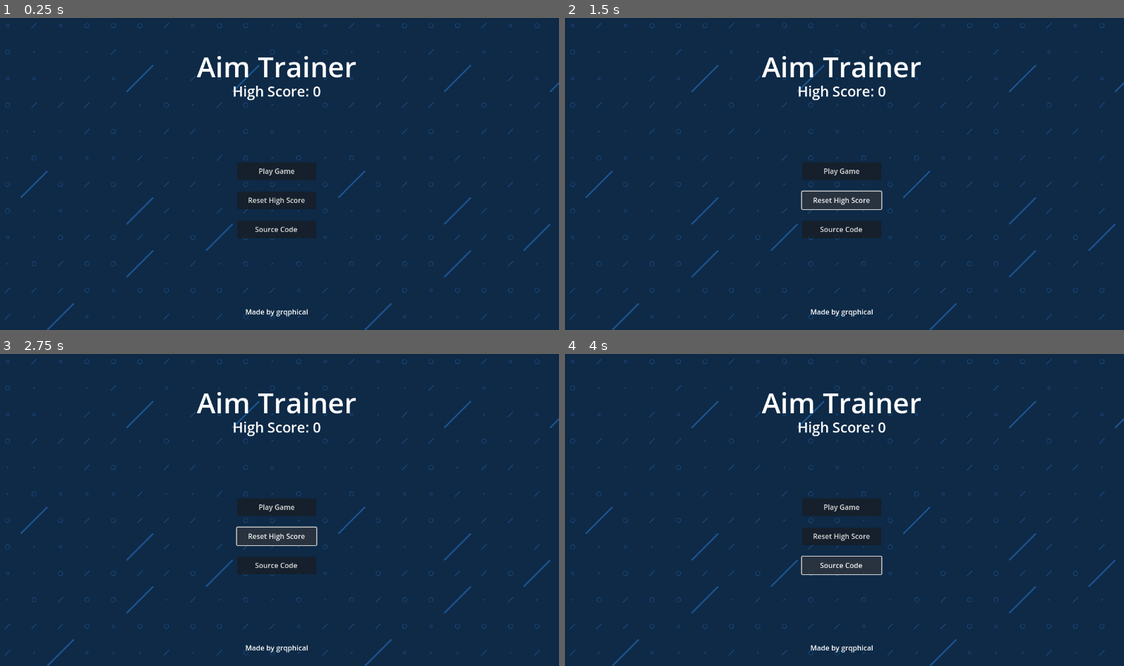
Above: before the commit, frames 1-4 (two rows, left to right).
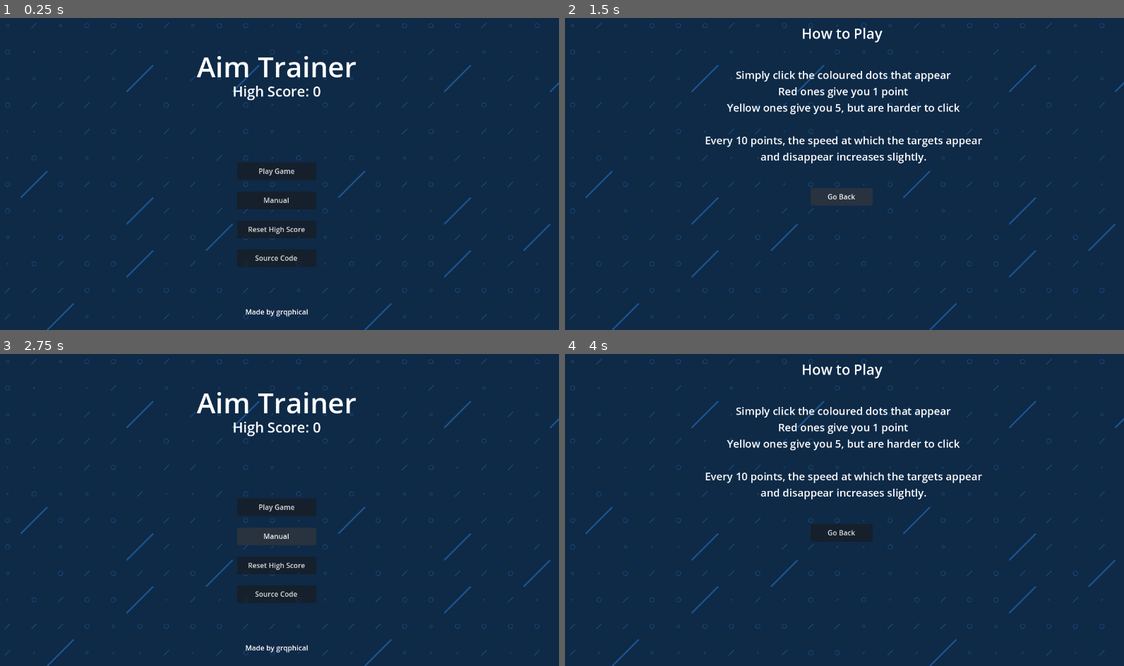
Above: after the commit, the same moments.

Repository: grqphical/Aim-Trainer
Game: Godot game, scene res://Scenes/main_menu.tscn
Same seed, same stepped clock (60 frames per second), same inputs: the game is played once before the commit and once after it.
Inputs (mouse positions are in pixels of both pictures, inside the frame that each line leads up to):
- Up to frame 1 (0.25 s): no input
- Up to frame 2 (1.5 s): click "Reset High Score" at 0.5 s; click "Reset High Score" (after the commit: "Manual") at 1.25 s
- Up to frame 3 (2.75 s): click (273, 531) at 2 s, where only the run after the commit has a clickable "Go Back"
- Up to frame 4 (4 s): click "Reset High Score" (after the commit: "Manual") at 2.75 s; click (838, 566) at 3.5 s, where only the run before the commit has a clickable "Source Code"

The runs differ from the first frame. In frame 1, 1.0% of the frame differs, in the area x 42-57%, y 57-80%; in frame 2, 5.3%; in frame 3, 1.1%; in frame 4, 5.3%, in the area x 25-75%, y 3-96%.

Commit message:
added manual page to main menu

Diff:
--- /dev/null
+++ b/Scenes/how_to.gd
@@ -0,0 +1,4 @@
+extends Control
+
+func back_to_menu():
+    get_tree().change_scene_to_file("res://scenes/main_menu.tscn")
--- /dev/null
+++ b/Scenes/how_to.tscn
@@ -0,0 +1,70 @@
+[gd_scene load_steps=3 format=3 uid="uid://c1phoh7kdl7hl"]
+
+[ext_resource type="Script" path="res://Scenes/how_to.gd" id="1_cqs14"]
+[ext_resource type="Texture2D" uid="uid://b7gw7j2xwpoak" path="res://Sprinkle.svg" id="1_paa6l"]
+
+[node name="HowTo" type="Control"]
+layout_mode = 3
+anchors_preset = 15
+anchor_right = 1.0
+anchor_bottom = 1.0
+grow_horizontal = 2
+grow_vertical = 2
+script = ExtResource("1_cqs14")
+
+[node name="Sprite2D" type="Sprite2D" parent="."]
+z_index = -1
+position = Vector2(640, 360)
+texture = ExtResource("1_paa6l")
+region_enabled = true
+region_rect = Rect2(0, 0, 1280, 720)
+
+[node name="Label" type="Label" parent="."]
+layout_mode = 1
+anchors_preset = 5
+anchor_left = 0.5
+anchor_right = 0.5
+offset_left = -46.0
+offset_top = 25.0
+offset_right = 46.0
+offset_bottom = 48.0
+grow_horizontal = 2
+theme_override_font_sizes/font_size = 32
+text = "How to Play"
+horizontal_alignment = 1
+
+[node name="Label2" type="Label" parent="."]
+layout_mode = 1
+anchors_preset = 5
+anchor_left = 0.5
+anchor_right = 0.5
+offset_left = -309.0
+offset_top = 125.0
+offset_right = 316.0
+offset_bottom = 344.0
+grow_horizontal = 2
+theme_override_font_sizes/font_size = 24
+text = "Simply click the coloured dots that appear
+Red ones give you 1 point
+Yellow ones give you 5, but are harder to click
+
+Every 10 points, the speed at which the targets appear
+and disappear increases slightly."
+horizontal_alignment = 1
+
+[node name="Button" type="Button" parent="."]
+layout_mode = 1
+anchors_preset = 7
+anchor_left = 0.5
+anchor_top = 1.0
+anchor_right = 0.5
+anchor_bottom = 1.0
+offset_left = -70.0
+offset_top = -322.0
+offset_right = 70.0
+offset_bottom = -282.0
+grow_horizontal = 2
+grow_vertical = 0
+text = "Go Back"
+
+[connection signal="pressed" from="Button" to="." method="back_to_menu"]
--- a/Scenes/main_menu.gd
+++ b/Scenes/main_menu.gd
@@ -1,20 +1,4 @@
 extends Control
-
-var high_score: int = 0
-
-@onready var high_score_label: Label = $"High Score"
-
-func _ready() -> void:
-    load_high_score()
-
-func load_high_score():
-    if not FileAccess.file_exists("user://highscore.save"):
-        return
-
-    var high_score_file = FileAccess.open("user://highscore.save", FileAccess.READ)
-    var score_txt = high_score_file.get_line()
-    high_score = int(score_txt)
-    high_score_label.text = "High Score: " + str(high_score)
 
 func view_source_code():
     OS.shell_open("https://github.com/grqphical")
@@ -22,7 +6,10 @@
 func reset_high_score():
     var high_score_file = FileAccess.open("user://highscore.save", FileAccess.WRITE)
     high_score_file.store_line("0")
-    high_score_label.text = "High Score: 0"
 
 func change_scene():
     get_tree().change_scene_to_file("res://scenes/main.tscn")
+
+
+func view_manual() -> void:
+   get_tree().change_scene_to_file("res://scenes/how_to.tscn")
--- a/Scenes/main_menu.tscn
+++ b/Scenes/main_menu.tscn
@@ -68,9 +68,24 @@
 offset_bottom = 86.0
 grow_horizontal = 2
 grow_vertical = 2
-text = "Reset High Score"
+text = "Manual"
 
 [node name="Play3" type="Button" parent="."]
+layout_mode = 1
+anchors_preset = 8
+anchor_left = 0.5
+anchor_top = 0.5
+anchor_right = 0.5
+anchor_bottom = 0.5
+offset_left = -90.0
+offset_top = 177.0
+offset_right = 90.0
+offset_bottom = 217.0
+grow_horizontal = 2
+grow_vertical = 2
+text = "Source Code"
+
+[node name="Play4" type="Button" parent="."]
 layout_mode = 1
 anchors_preset = 8
 anchor_left = 0.5
@@ -83,7 +98,7 @@
 offset_bottom = 152.0
 grow_horizontal = 2
 grow_vertical = 2
-text = "Source Code"
+text = "Reset High Score"
 
 [node name="Label2" type="Label" parent="."]
 layout_mode = 1
@@ -108,5 +123,6 @@
 region_rect = Rect2(0, 0, 1280, 720)
 
 [connection signal="pressed" from="Play" to="." method="change_scene"]
-[connection signal="pressed" from="Play2" to="." method="reset_high_score"]
+[connection signal="pressed" from="Play2" to="." method="view_manual"]
 [connection signal="pressed" from="Play3" to="." method="view_source_code"]
+[connection signal="pressed" from="Play4" to="." method="reset_high_score"]
